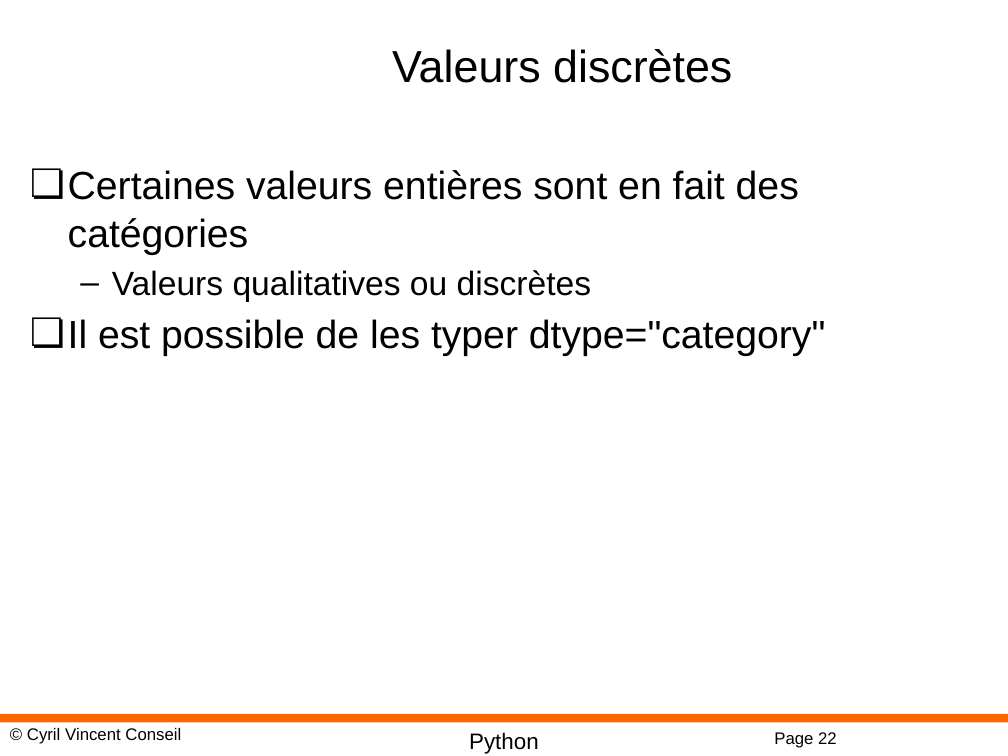
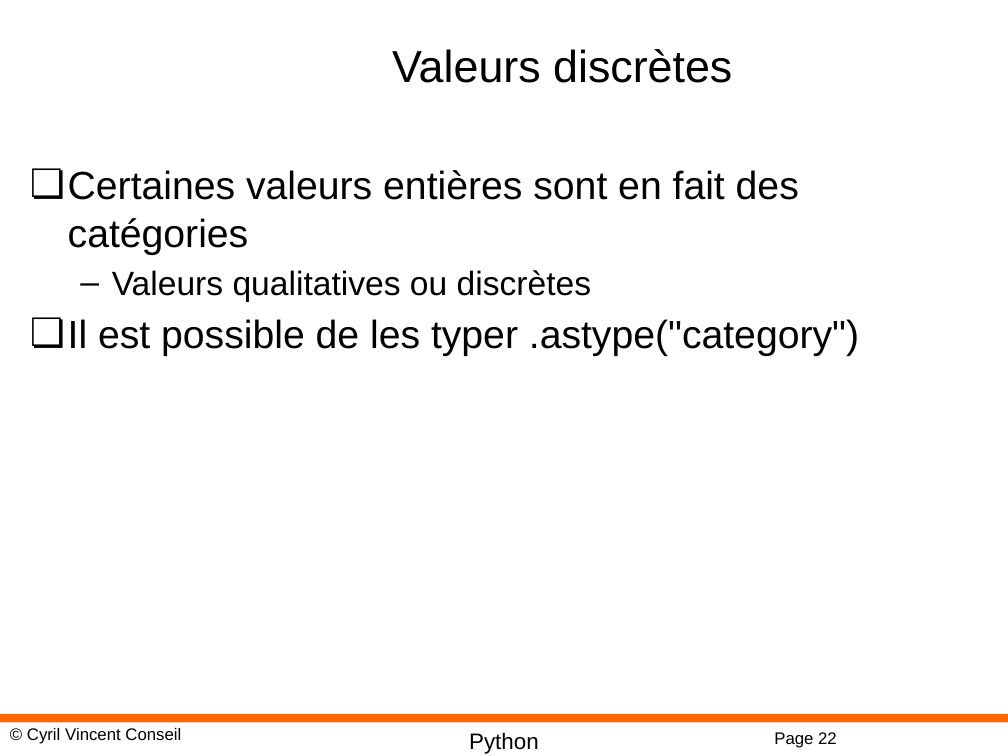
Before and after one commit to cyrilvincent/datascience, a slide deck: slide 22 of ppt/Datascience11-Pandas.pptx. Drawn at 1008x756 pixels with LibreOffice and Linux fonts; fonts in the diff are those of the drawing; background and template pictures are left out. Boxes give left, top, right and bottom in pixels: in the first picture for what was removed or moved away, otherwise in the second. Text is boxed around its words. In the diff, an @@ line names an element or a change of style, - is before the commit and + after.

```diff
--- a/ppt/Datascience11-Pandas.pptx
+++ b/ppt/Datascience11-Pandas.pptx
@@ text at bbox=[68, 319, 859, 356]: text changed @@
-❏ Il est possible de les typer dtype="category"
+❏ Il est possible de les typer .astype("category")
```
Also in this commit, not shown: 3 other slides changed, 1 slide added, 1 slide removed, 4 other files.
